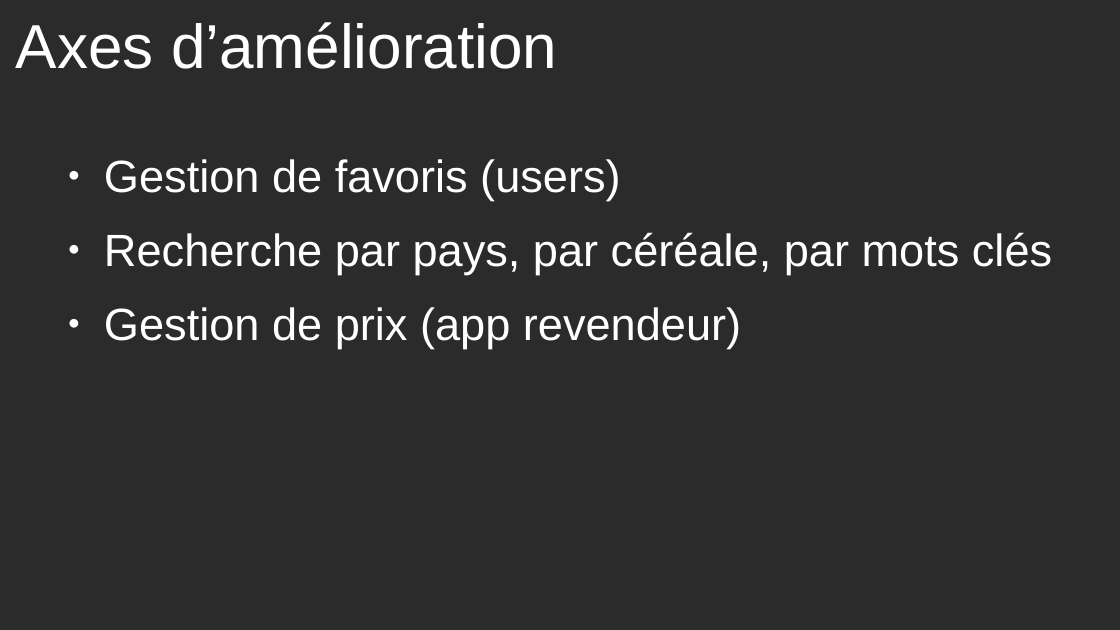
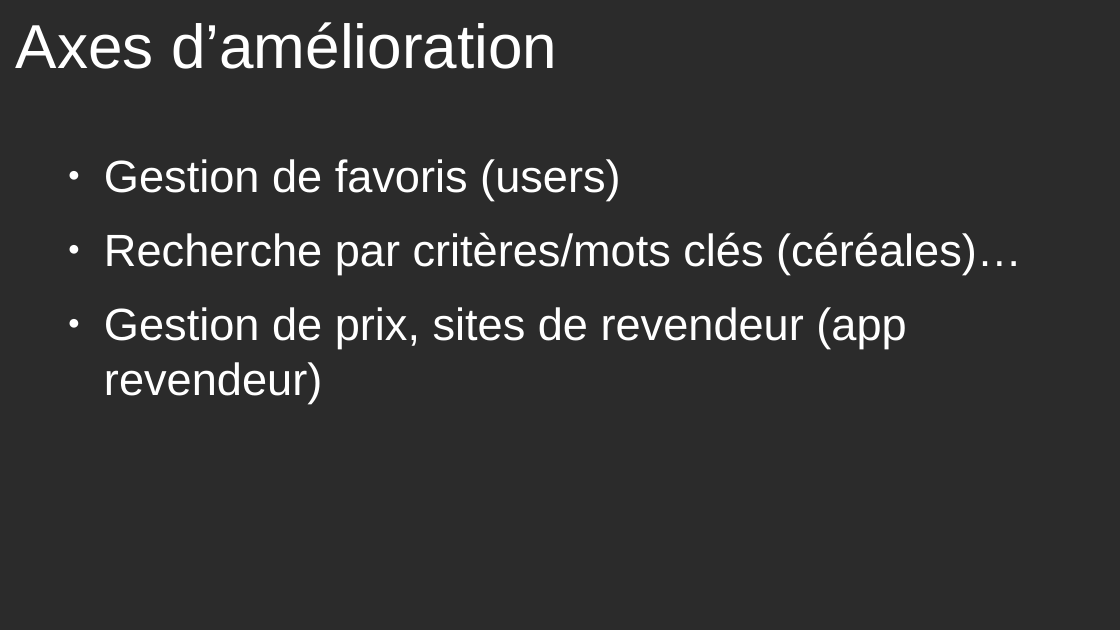
Before and after one commit to ChaLan13/hold-my-beer-front, a slide deck: slide 4 of documents/slides_beer.odp. Drawn at 1120x630 pixels with LibreOffice and Linux fonts; fonts in the diff are those of the drawing; background and template pictures are left out; a plain dark background stands for a picture behind light text. Boxes give left, top, right and bottom in pixels: in the first picture for what was removed or moved away, otherwise in the second. Text is boxed around its words. In the diff, an @@ line names an element or a change of style, - is before the commit and + after.

Commit message:
slides

```diff
--- a/documents/slides_beer.odp
+++ b/documents/slides_beer.odp
@@ text at [104,232,1022,403]: text changed @@
-● Recherche par pays, par céréale, par mots clés
-● Gestion de prix (app revendeur)
+● Recherche par critères/mots clés (céréales)…
+● Gestion de prix, sites de revendeur (app revendeur)
```
Also in this commit, not shown: 2 other slides changed, 2 slides added, 2 other files.
